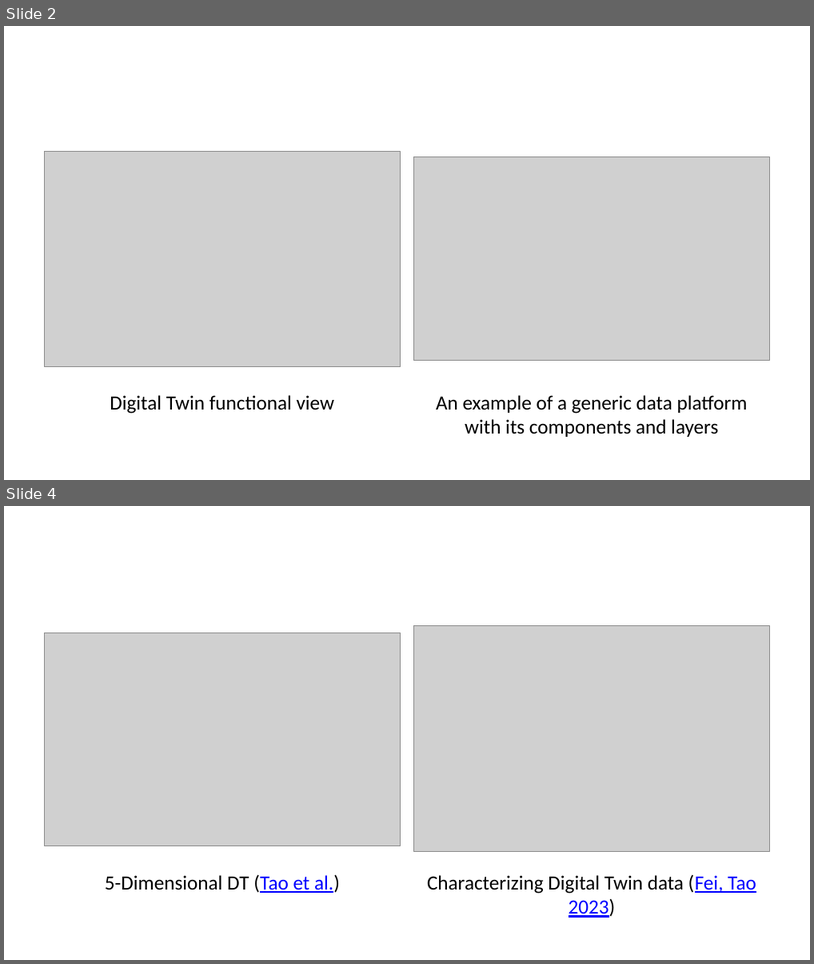
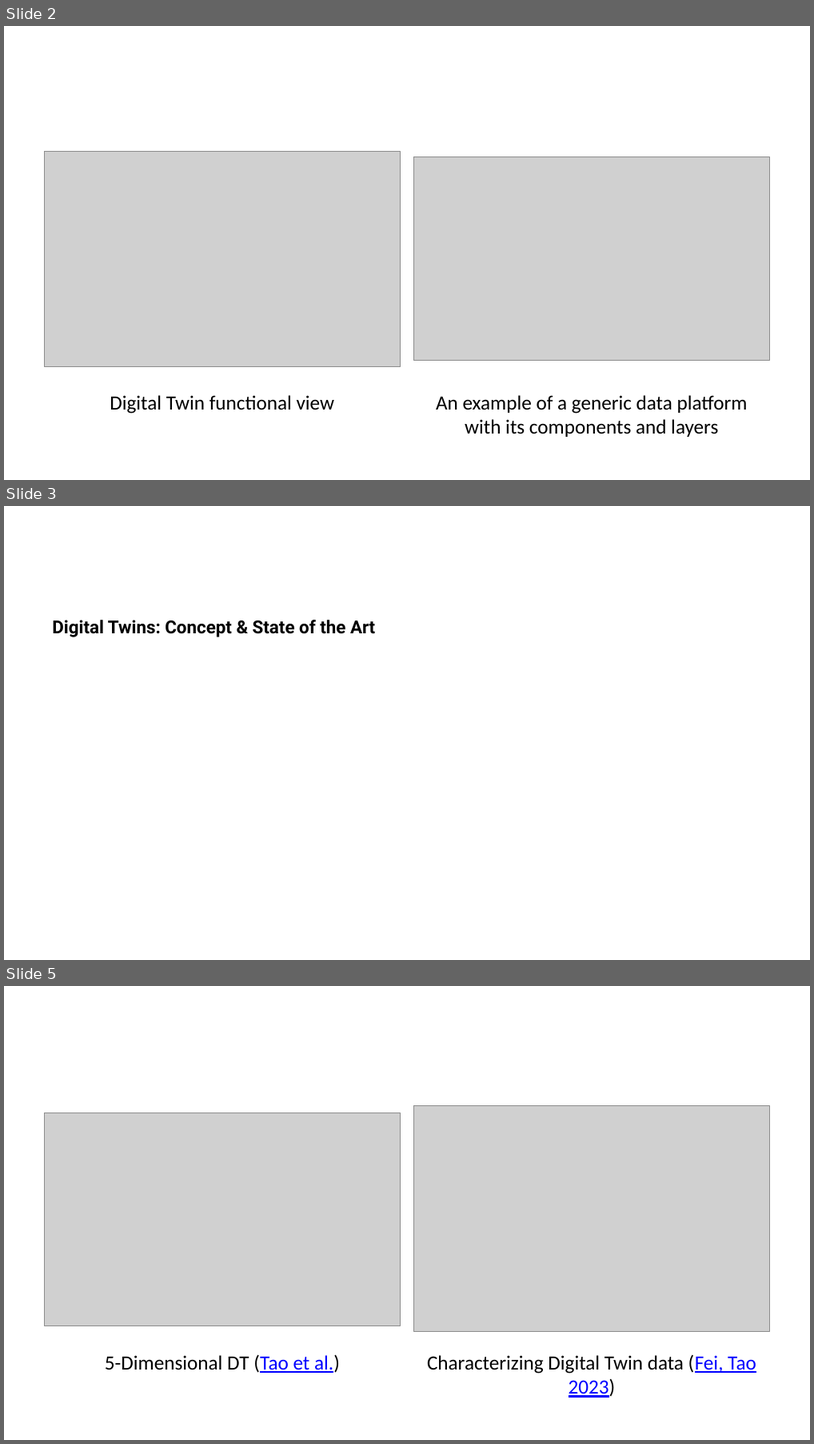
Before and after one commit to ManuelePasini/slides-markdown, a slide deck: 3rd_year_slides.pptx. Shown one above the other, each under a label of ours: slides 2 and 4 before the commit, slides 2, 3 and 5 after it; the slides between them are not shown. The pictures are 814x964 and 814x1444 pixels, drawn with LibreOffice and Linux fonts; fonts in the diff are those of the drawing; grey boxes stand for pictures. Boxes give left, top, right and bottom in pixels: in the first picture for what was removed or moved away, otherwise in the second. Text is boxed around its words. In the diff, an @@ line names an element or a change of style, - is before the commit and + after.

```diff
--- a/3rd_year_slides.pptx
+++ b/3rd_year_slides.pptx
@@ slide 3 added at [4, 506, 810, 960], background #FFFFFF @@
@@ text added at [52, 620, 375, 637], 16 pt, text #000000, bold @@
+Digital Twins: Concept & State of the Art
@@ what was slide 4 is now slide 5 @@
```
Also in this commit, not shown: 18 slides changed, 4 other slides added, 1 slide removed, 4 other files.
